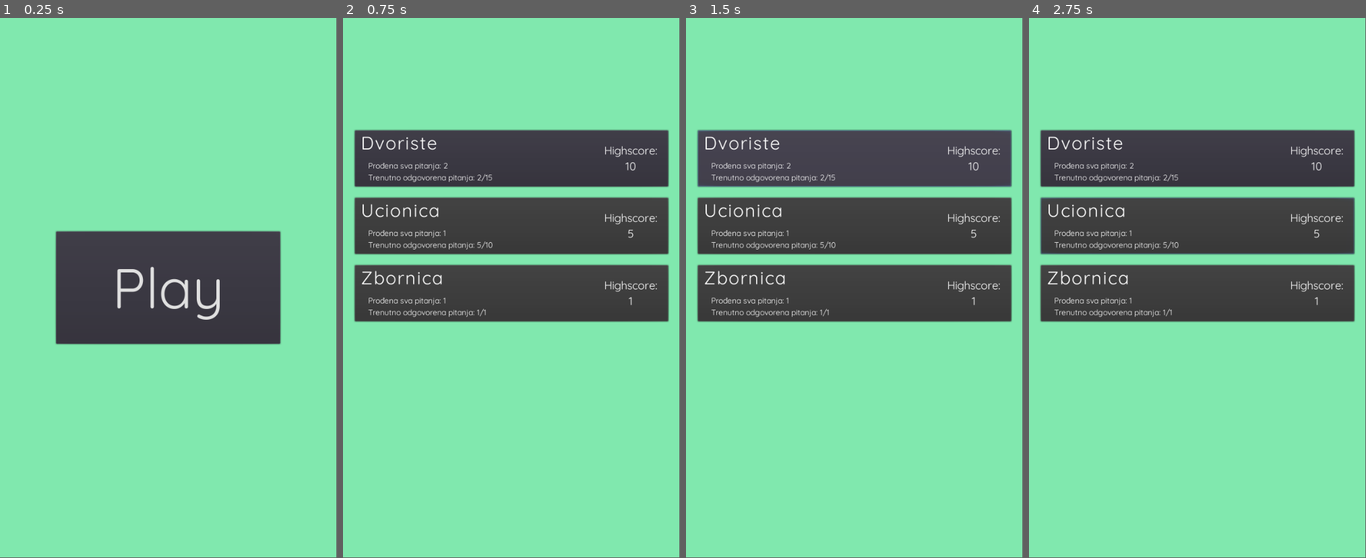
Above: before the commit, frames 1-4 (left to right).
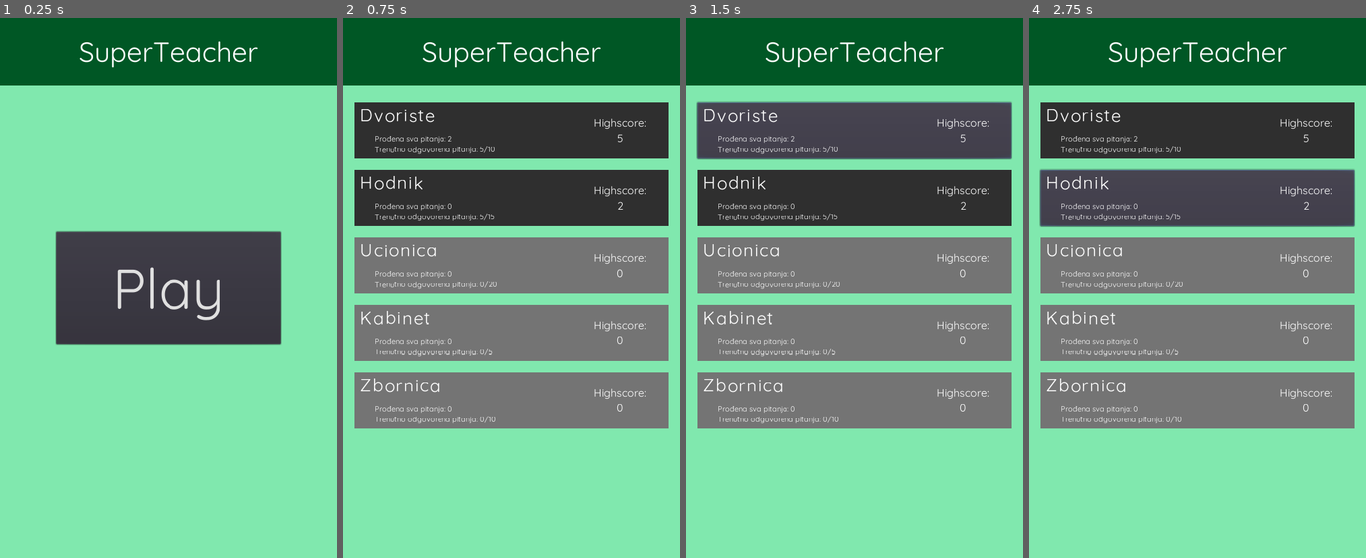
Above: after the commit, the same moments.

Repository: amalija-ramljak/superteacher
Game: Godot game, scene res://scenes/Entry.tscn
The game is run twice, just before and just after one commit, with the same random seed, the same clock (stepped at 60 frames per second) and the same inputs. Before the commit the project starts from res://scenes/Control.tscn.
Inputs (mouse positions are in pixels of both pictures, inside the frame that each line leads up to; where the layout moved, square brackets give the same spot in the first picture):
- Up to frame 1 (0.25 s): no input
- Up to frame 2 (0.75 s): click "Play" at 0.5 s
- Up to frame 3 (1.5 s): click (854, 131) [854, 158] at 1.25 s
- Up to frame 4 (2.75 s): click (1197, 196) at 2.02 s
In our replay, the window is 499x799 before the commit and 500x800 after it. These sizes can differ from the game's own. Grey fills any space a smaller window leaves; there, only what the larger window draws over its background counts as a difference.

The runs differ from the first frame. In frame 1, 13% of the frame differs, in the area x 0-100%, y 0-61%; in frame 2, 56%; in frame 3, 58%, in the area x 0-100%, y 0-76%; in frame 4, 56%.

Commit message:
level data written in a .json instead of .tres

Diff:
--- a/Main.gd
+++ b/Main.gd
@@ -4,23 +4,18 @@
 
 # prepare level list, all user data...
 func _ready():
-	var levels = self.load("res://leveldata/level_list.tres")
-	var playable = ['Dvoriste']
+	var levels = self.load("res://leveldata/level_list.json")
+	levels = JSON.parse(levels).result
 	print(levels)
-	# list with elements "name/hs/full_runs/current/total"
-	# that should change with special level data files and should be name only
-	levels = levels.split("\n", false)
 	var i = 0
-	for level in levels:
-		# 0-name, 1-hs, 2-full_runs, 3-current, 4-total
-		level = level.split("/", false)
+	for level in levels.list:
 		var level_selector = LevelSelector.instance()
 		add_child(level_selector)
-		level_selector.set_name(level[0])
-		level_selector.set_highscore(level[1])
-		level_selector.set_progress(level[2], level[3], level[4])
+		level_selector.set_name(level)
+		level_selector.set_highscore(levels[level].highscore)
+		level_selector.set_progress(levels[level].full_runs, levels[level].current, levels[level].total)
 		level_selector.rect_position.y += i * 120
-		if (!playable.has(level[0])):
+		if (!levels.playable.has(level)):
 			level_selector.disabled = true
 		i += 1
 
--- /dev/null
+++ b/leveldata/level_list.json
@@ -0,0 +1,34 @@
+{
+    "list": ["Dvoriste", "Hodnik", "Ucionica", "Kabinet", "Zbornica"],
+    "playable": ["Dvoriste", "Hodnik"],
+    "Dvoriste": {
+        "highscore": 5,
+        "full_runs": 2,
+        "current": 5,
+        "total": 10
+    },
+    "Hodnik": {
+        "highscore": 2,
+        "full_runs": 0,
+        "current": 5,
+        "total": 15
+    },
+    "Ucionica": {
+        "highscore": 0,
+        "full_runs": 0,
+        "current": 0,
+        "total": 20
+    },
+    "Kabinet": {
+        "highscore": 0,
+        "full_runs": 0,
+        "current": 0,
+        "total": 5
+    },
+    "Zbornica": {
+        "highscore": 0,
+        "full_runs": 0,
+        "current": 0,
+        "total": 10
+    }
+}
--- a/leveldata/level_list.tres
+++ /dev/null
@@ -1,3 +0,0 @@
-Dvoriste/10/2/2/15
-Ucionica/5/1/5/10
-Zbornica/1/1/1/1
--- a/project.godot
+++ b/project.godot
@@ -16,13 +16,15 @@
 [application]
 
 config/name="SuperTeacher"
-run/main_scene="res://scenes/Control.tscn"
+run/main_scene="res://scenes/Entry.tscn"
 config/icon="res://icon.png"
 
 [display]
 
 window/size/width=600
 window/size/height=960
+window/stretch/mode="2d"
+window/stretch/aspect="expand"
 
 [rendering]
 
--- a/scenes/Control.tscn
+++ b/scenes/Entry.tscn
@@ -1,7 +1,8 @@
-[gd_scene load_steps=4 format=2]
+[gd_scene load_steps=5 format=2]
 
 [ext_resource path="res://fonts/QuickSand/Quicksand-Regular.ttf" type="DynamicFontData" id=1]
-[ext_resource path="res://Control.gd" type="Script" id=2]
+[ext_resource path="res://scenes/components/GameTitle.tscn" type="PackedScene" id=2]
+[ext_resource path="res://Control.gd" type="Script" id=3]
 
 [sub_resource type="DynamicFont" id=1]
 size = 100
@@ -29,4 +30,6 @@
 __meta__ = {
 "_edit_use_anchors_": false
 }
+
+[node name="GameTitle" parent="." instance=ExtResource( 2 )]
 [connection signal="pressed" from="Button" to="." method="_on_Button_pressed"]
--- a/scenes/Main.tscn
+++ b/scenes/Main.tscn
@@ -1,15 +1,16 @@
-[gd_scene load_steps=3 format=2]
+[gd_scene load_steps=4 format=2]
 
 [ext_resource path="res://scenes/components/LevelSelector.tscn" type="PackedScene" id=1]
 [ext_resource path="res://Main.gd" type="Script" id=2]
+[ext_resource path="res://scenes/components/GameTitle.tscn" type="PackedScene" id=3]
 
 [node name="Control" type="Control"]
 anchor_right = 1.0
 anchor_bottom = 1.0
-margin_left = 1.0
-margin_right = 1.0
 script = ExtResource( 2 )
 __meta__ = {
 "_edit_use_anchors_": false
 }
 LevelSelector = ExtResource( 1 )
+
+[node name="GameTitle" parent="." instance=ExtResource( 3 )]
--- /dev/null
+++ b/scenes/components/GameTitle.tscn
@@ -0,0 +1,23 @@
+[gd_scene load_steps=4 format=2]
+
+[ext_resource path="res://fonts/QuickSand/Quicksand-Regular.ttf" type="DynamicFontData" id=1]
+
+[sub_resource type="StyleBoxFlat" id=1]
+bg_color = Color( 0, 0.345098, 0.14902, 1 )
+
+[sub_resource type="DynamicFont" id=2]
+size = 50
+font_data = ExtResource( 1 )
+
+[node name="GameTitle" type="Label"]
+anchor_right = 1.0
+margin_bottom = 120.0
+custom_styles/normal = SubResource( 1 )
+custom_fonts/font = SubResource( 2 )
+custom_colors/font_color = Color( 1, 1, 1, 1 )
+text = "SuperTeacher"
+align = 1
+valign = 1
+__meta__ = {
+"_edit_use_anchors_": false
+}
--- a/scenes/components/LevelSelector.gd
+++ b/scenes/components/LevelSelector.gd
@@ -9,7 +9,7 @@
 	$LevelSelectorContainer/LevelInfoContainer/LevelNameLabel.text = " %s" % name
 
 func set_progress(var full_runs, var current, var total):
-	var progress_text = "      Prođena sva pitanja: %s\n      Trenutno odgovorena pitanja: %s/%s"
+	var progress_text = "          Prođena sva pitanja: %s\n          Trenutno odgovorena pitanja: %s/%s"
 	$LevelSelectorContainer/LevelInfoContainer/LevelProgressLabel.text = progress_text % [full_runs, current, total]
 
 func set_highscore(var score):
--- a/scenes/components/LevelSelector.tscn
+++ b/scenes/components/LevelSelector.tscn
@@ -1,7 +1,13 @@
-[gd_scene load_steps=6 format=2]
+[gd_scene load_steps=8 format=2]
 
 [ext_resource path="res://fonts/QuickSand/Quicksand-Regular.ttf" type="DynamicFontData" id=1]
 [ext_resource path="res://scenes/components/LevelSelector.gd" type="Script" id=2]
+
+[sub_resource type="StyleBoxFlat" id=4]
+bg_color = Color( 0.458824, 0.458824, 0.458824, 1 )
+
+[sub_resource type="StyleBoxFlat" id=5]
+bg_color = Color( 0.188235, 0.188235, 0.188235, 1 )
 
 [sub_resource type="DynamicFont" id=1]
 size = 32
@@ -19,18 +25,22 @@
 [node name="LevelSelectorButton" type="Button"]
 anchor_right = 1.0
 margin_left = 20.0
-margin_top = 200.0
+margin_top = 150.0
 margin_right = -20.0
-margin_bottom = 300.0
+margin_bottom = 250.0
 rect_scale = Vector2( 0.99872, 1 )
+custom_styles/disabled = SubResource( 4 )
+custom_styles/normal = SubResource( 5 )
 script = ExtResource( 2 )
 __meta__ = {
 "_edit_use_anchors_": false
 }
 
 [node name="LevelSelectorContainer" type="GridContainer" parent="."]
-margin_right = 564.0
-margin_bottom = 104.0
+margin_right = 559.0
+margin_bottom = 99.0
+grow_horizontal = 2
+grow_vertical = 0
 columns = 2
 __meta__ = {
 "_edit_use_anchors_": false
@@ -38,15 +48,14 @@
 
 [node name="LevelInfoContainer" type="GridContainer" parent="LevelSelectorContainer"]
 margin_right = 420.0
-margin_bottom = 100.0
-rect_min_size = Vector2( 420, 100 )
+margin_bottom = 99.0
 
 [node name="LevelNameLabel" type="Label" parent="LevelSelectorContainer/LevelInfoContainer"]
 margin_right = 420.0
 margin_bottom = 45.0
 rect_min_size = Vector2( 420, 45 )
 custom_fonts/font = SubResource( 1 )
-text = " Level"
+text = "  Level"
 valign = 1
 
 [node name="LevelProgressLabel" type="Label" parent="LevelSelectorContainer/LevelInfoContainer"]
@@ -55,15 +64,17 @@
 margin_bottom = 99.0
 rect_min_size = Vector2( 420, 50 )
 custom_fonts/font = SubResource( 2 )
-text = "      Prođena sva pitanja: 0
-      Trenutno odgovorena pitanja: 0/0"
+text = "          Prođena sva pitanja: 0
+          Trenutno odgovorena pitanja: 0/0"
 valign = 1
 
 [node name="HighScoreLabel" type="Label" parent="LevelSelectorContainer"]
 margin_left = 424.0
-margin_right = 564.0
-margin_bottom = 100.0
-rect_min_size = Vector2( 140, 100 )
+margin_right = 524.0
+margin_bottom = 99.0
+rect_min_size = Vector2( 100, 0 )
+size_flags_horizontal = 8
+size_flags_vertical = 1
 custom_fonts/font = SubResource( 3 )
 text = "Highscore:
 0"
Not shown: 1 places in scenes/Entry.tscn that only renumber resources
